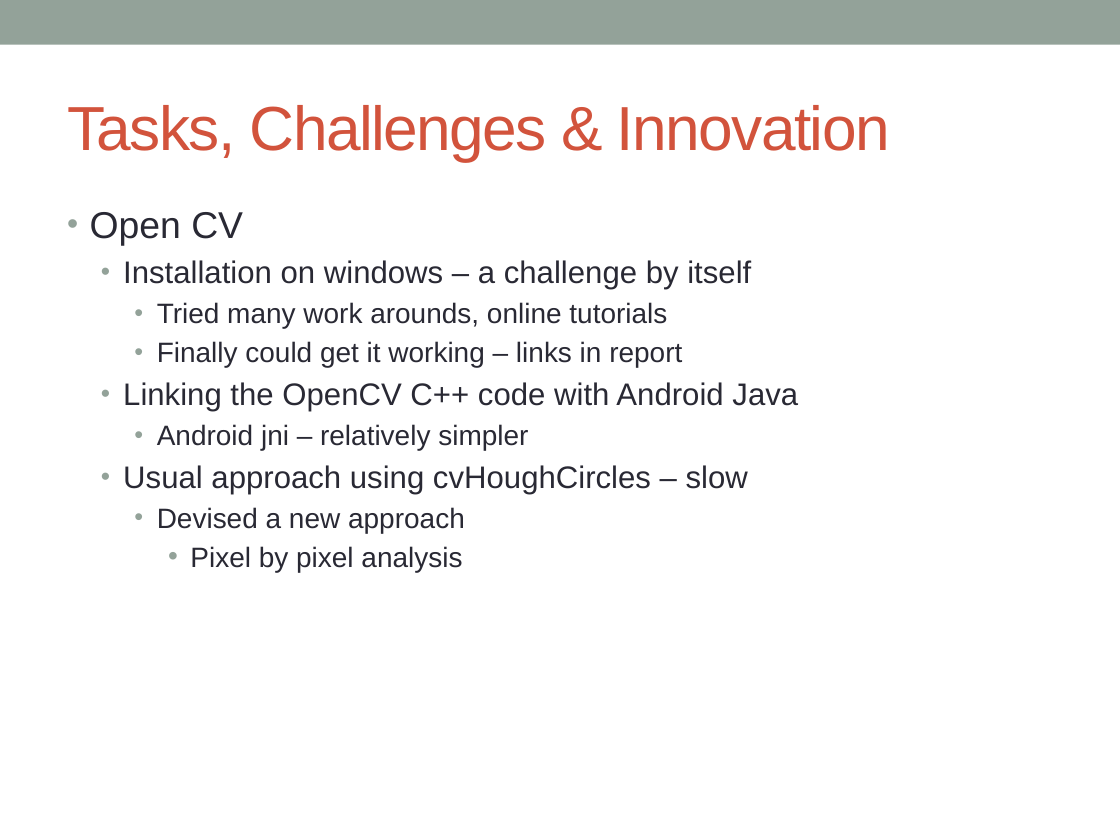
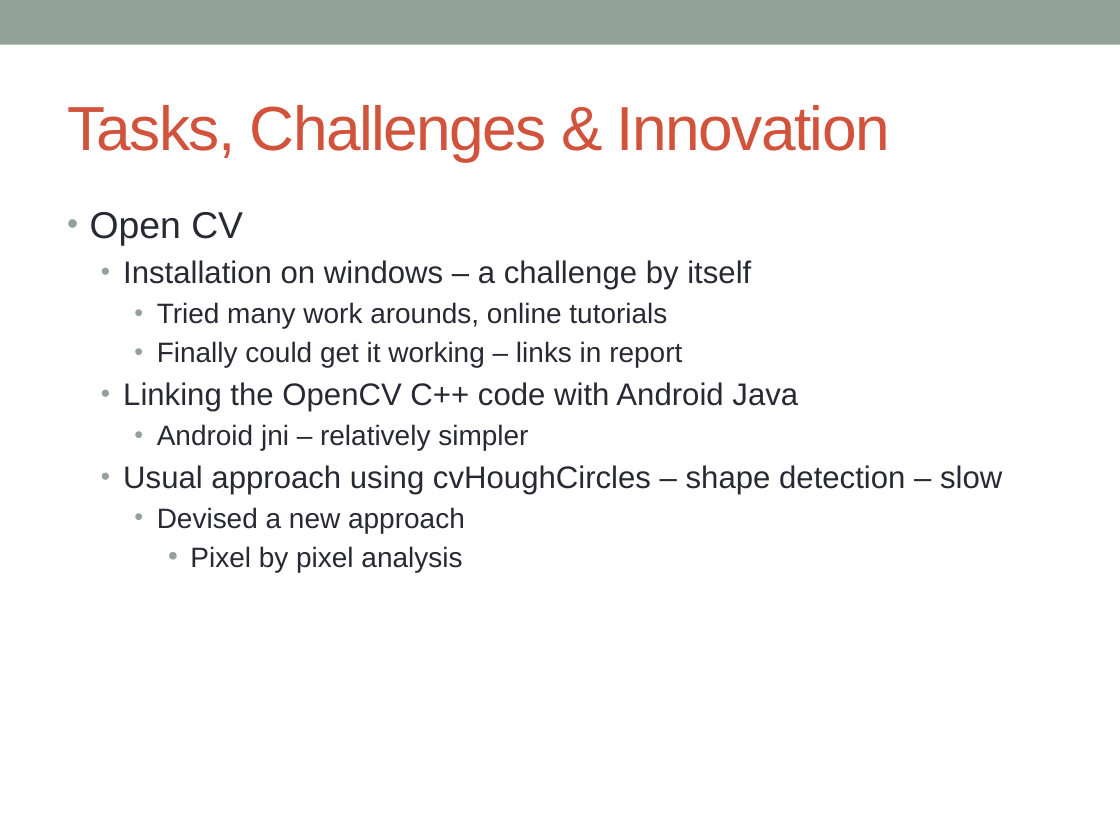
Before and after one commit to mintuhouse/AndroidBasedTennisBallCollector_group14_cs308_2012, a slide deck: slide 9 of Documentation/cs308_2012_team14_final_pres.pptx. Drawn at 1120x840 pixels with LibreOffice and Linux fonts; fonts in the diff are those of the drawing. Boxes give left, top, right and bottom in pixels: in the first picture for what was removed or moved away, otherwise in the second. Text is boxed around its words. In the diff, an @@ line names an element or a change of style, - is before the commit and + after.

```diff
--- a/Documentation/cs308_2012_team14_final_pres.pptx
+++ b/Documentation/cs308_2012_team14_final_pres.pptx
@@ text at bbox=[123, 465, 1002, 494]: text changed @@
-  • Usual approach using cvHoughCircles – slow
+  • Usual approach using cvHoughCircles – shape detection – slow
```
Also in this commit, not shown: 2 other slides changed, 5 other files.
